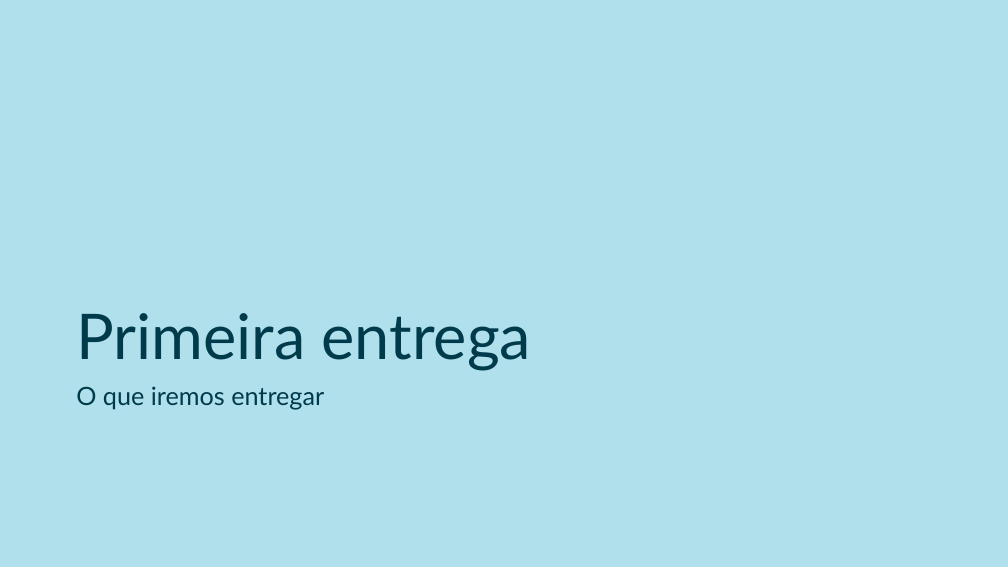
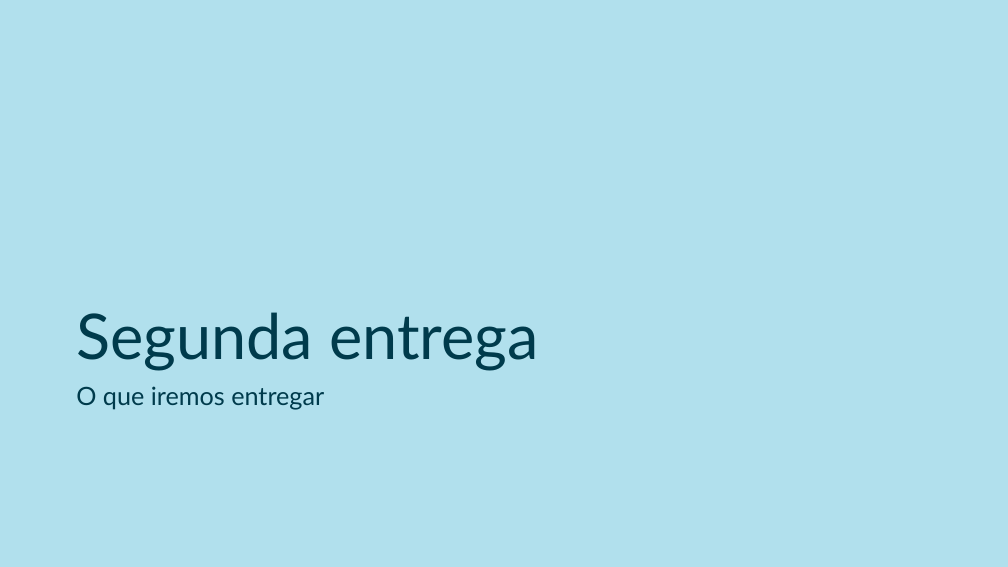
Before and after one commit to Syank/PI-JornadaDeMotoristas, a slide deck: slide 12 of doc/apresentacao_entrega_2/slides_apresentacao_2.pptx (slide 7 before the commit). Drawn at 1008x567 pixels with LibreOffice and Linux fonts; fonts in the diff are those of the drawing. Boxes give left, top, right and bottom in pixels: in the first picture for what was removed or moved away, otherwise in the second. Text is boxed around its words. In the diff, an @@ line names an element or a change of style, - is before the commit and + after.

```diff
--- a/doc/apresentacao_entrega_2/slides_apresentacao_2.pptx
+++ b/doc/apresentacao_entrega_2/slides_apresentacao_2.pptx
@@ title at (x1=76, y1=312, x2=539, y2=371): text changed @@
-Primeira entrega
+Segunda entrega
```
Also in this commit, not shown: 2 other slides changed, 7 slides added.
